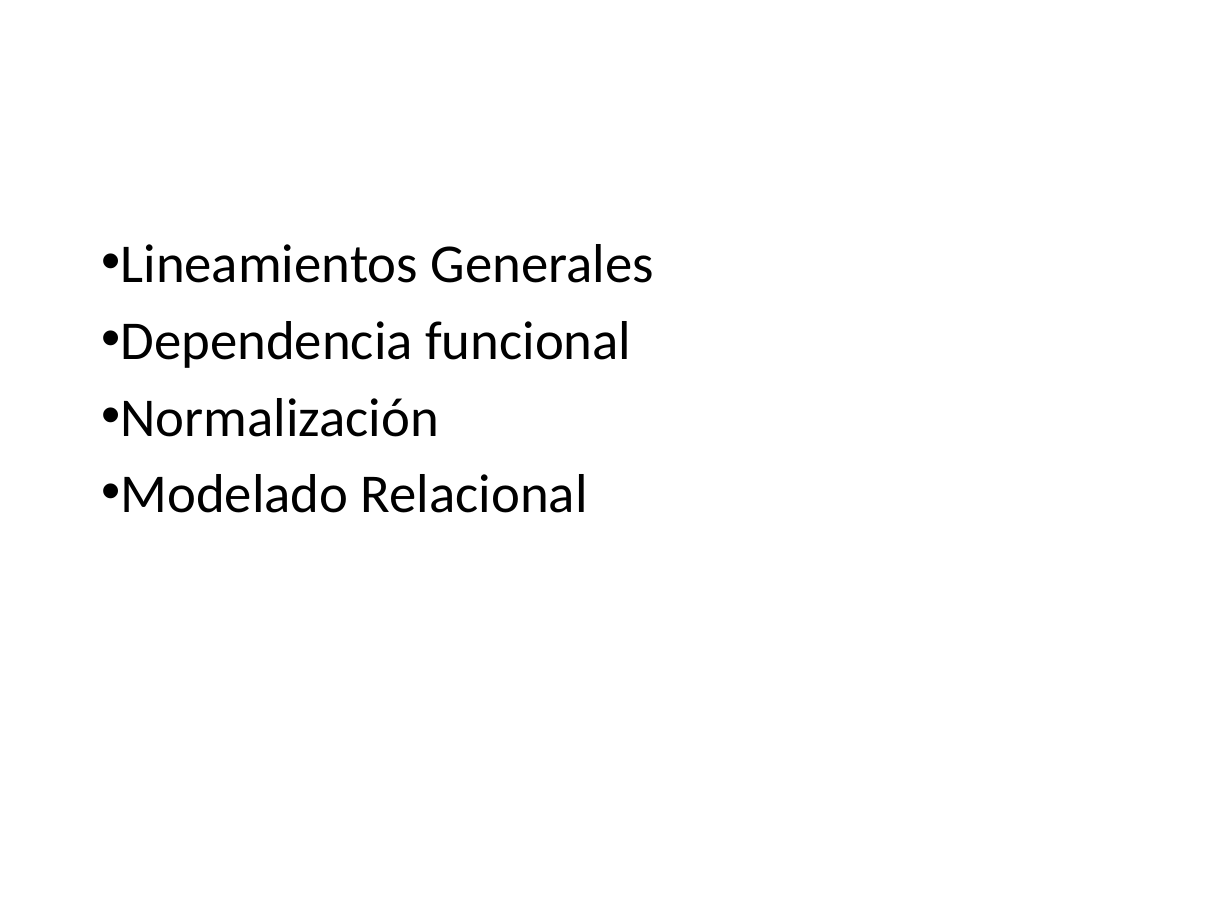
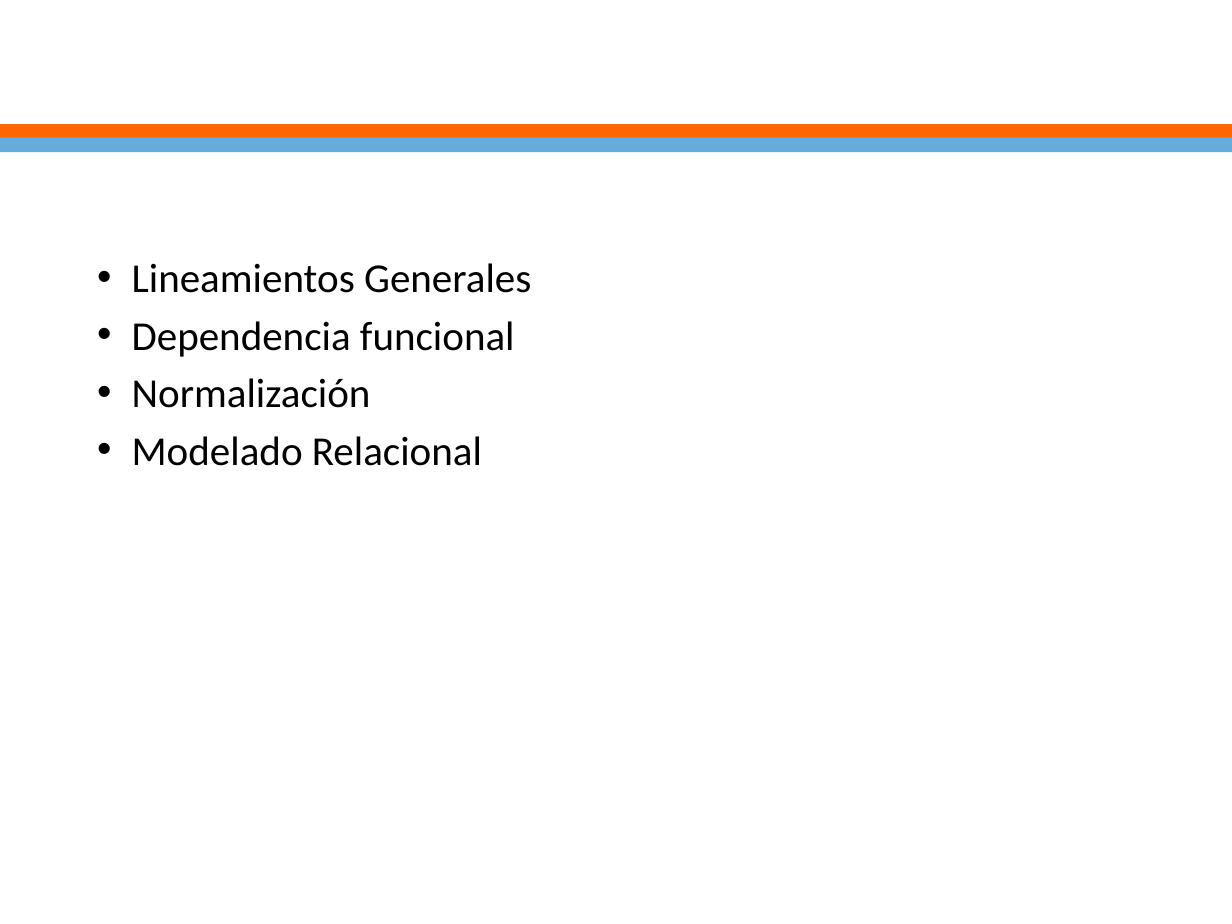
Before and after one commit to ejimenezdelgado/aplica_db_miercoles_2_2019, a slide deck: slide 3 of Clase 1/Clase1.pptx (slide 2 before the commit). Drawn at 1232x924 pixels with LibreOffice and Linux fonts; fonts in the diff are those of the drawing; background and template pictures are left out. Boxes give left, top, right and bottom in pixels: in the first picture for what was removed or moved away, otherwise in the second. Text is boxed around its words. In the diff, an @@ line names an element or a change of style, - is before the commit and + after.

```diff
--- a/Clase 1/Clase1.pptx
+++ b/Clase 1/Clase1.pptx
@@ title "Agenda": place and size @@
-title "Agenda" at [110,27,1025,111]
+title "Agenda" at [0,0,1232,127]
@@ title "Agenda" at [0,0,1232,127]: size 44 to 33 pt @@
@@ rectangle added at [0,124,1232,139], fill #FF6600 @@
@@ rectangle added at [0,138,1232,153], fill #65ACDD @@
@@ text "Lineamientos Generales": place and size @@
-text "Lineamientos Generales" at [120,244,653,513]
+text "Lineamientos Generales" at [132,263,531,466]
@@ text "Lineamientos Generales" at [132,263,531,466]: size 32 to 24 pt; indent changed; less space between paragraphs @@
```
Also in this commit, not shown: 42 other slides changed, 1 slide added, 1 other file.
